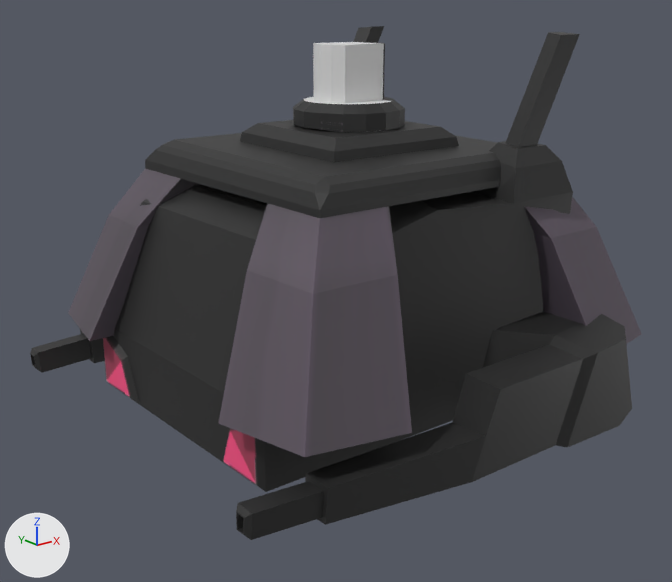
The glTF model res/models/enemy_lvl0.glb, before and after one commit.
Both versions are drawn from a 50 mm camera at (-20.9, -24.8, 11.1) aimed at (-1.5, -0.5, 1.4). The axes (+X, +Y, +Z) are drawn at lower left. The lights are the same throughout. Vertices at the same position are counted once.
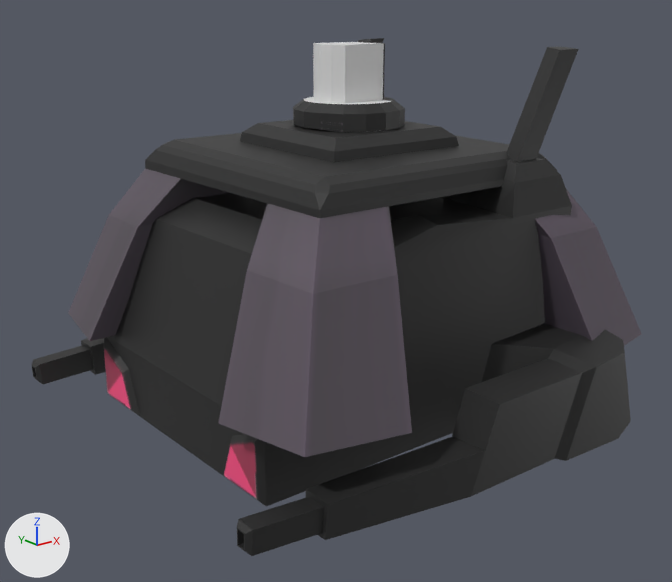
Changed parts and their boxes (x1, y1, x2, y2) in the pictures (672 x 582 px):
'Cube', moved: before (30, 26, 632, 540); after (32, 38, 631, 556)

The edits, one by one:
me_cube has 220 vertices, 436 faces and spans x -7.9..8.7, y -8.8..8.9, z -2.7..10.1.
me_cube is used by ob_cube; location (-1.88, 0.0, 0.0).
me_cube part 1: the whole mesh is moved by (0.0, 0.0, -12.1).
Object 'Cube' (ob_cube) moves from (-1.88, 0.0, 0.0) to (-1.88, 0.0, 11.59).
